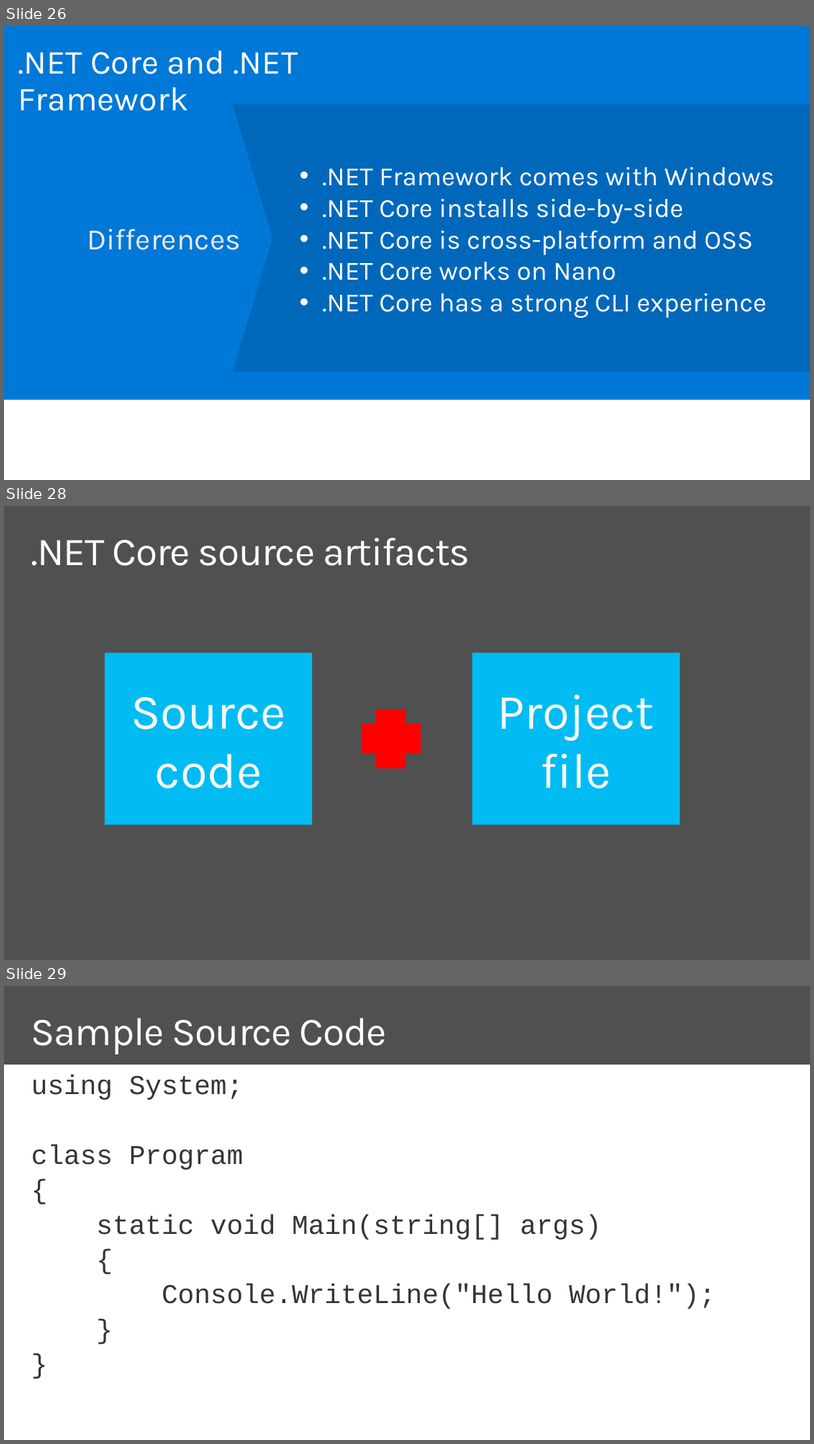
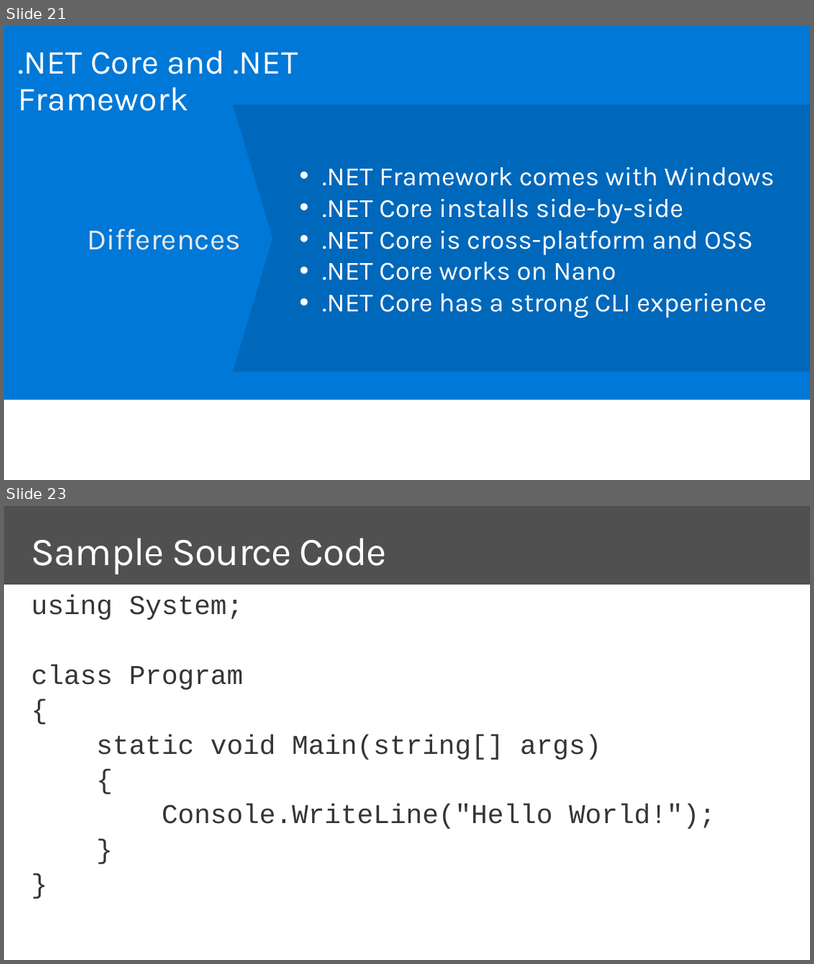
Before and after one commit to dotnet-presentations/dotnetcore-workshop, a slide deck: 1-Overview-Tools-Acquisition/netcore-workshop-overview-tools.pptx. Shown one above the other, each under a label of ours: slides 26, 28 and 29 before the commit, slides 21 and 23 after it; the slides between them are not shown. The pictures are 814x1444 and 814x964 pixels, drawn with LibreOffice and Linux fonts; fonts in the diff are those of the drawing; background and template pictures are left out. Boxes give left, top, right and bottom in pixels: in the first picture for what was removed or moved away, otherwise in the second. Text is boxed around its words. In the diff, an @@ line names an element or a change of style, - is before the commit and + after.

```diff
--- a/1-Overview-Tools-Acquisition/netcore-workshop-overview-tools.pptx
+++ b/1-Overview-Tools-Acquisition/netcore-workshop-overview-tools.pptx
@@ slide 28 removed at box(4, 506, 810, 960), background #505050 @@
@@ title removed at box(31, 538, 470, 566) @@
-.NET Core source artifacts
@@ rounded rectangle removed at box(105, 652, 312, 824) @@
-Source code
@@ rounded rectangle removed at box(473, 652, 680, 824) @@
-Project
-file
@@ plus removed at box(362, 709, 421, 768) @@
@@ what was slide 26 is now slide 21 @@
@@ what was slide 29 is now slide 23 @@
```
Also in this commit, not shown: 9 slides changed, 5 other slides removed, 1 other file.
